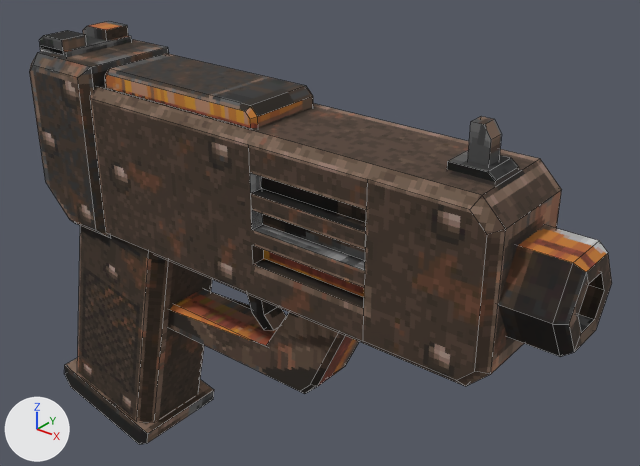
The Blender file Misc/quakevr/models_src/nailpistol/nailpistol.blend: old version first, new version second.
Both versions are drawn from a 50 mm camera at (15.62, -12.47, 11.04) aimed at (4.79, 1.07, 2.65). The axes (+X, +Y, +Z) are drawn at lower left. The lights are the same throughout. The older version comes first. Mesh edges are drawn as thin lines.

The first picture shows 'Body', 'Magazine', 'Slide', 'Trigger'.
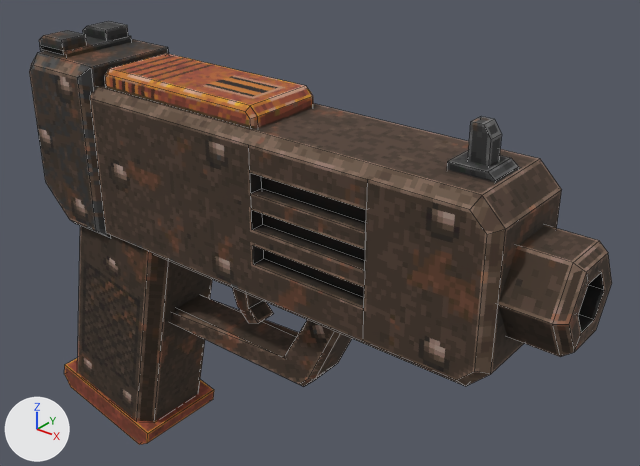
Boxes (x1, y1, x2, y2) around the edits, measured in the pictures (640 x 466 px; the box of a moved part takes in the faces that stretch with it):
'Trigger', moved
    before: (247, 294, 286, 330)
    after: (232, 288, 274, 323)
part 1 of me_body, moved or reshaped
    before: (168, 289, 359, 394)
    after: (172, 295, 352, 387)
part 2 of me_body, surface changed
    before: (39, 21, 609, 394)
    after: (39, 21, 609, 387)
part 3 of me_slide, surface changed
    both: (105, 53, 313, 128)
part 4 of me_magazine, surface changed
    both: (64, 358, 214, 444)

What the commit changed:
me_body has 225 vertices, 171 faces and spans x -2.09..11.27, y -1.3..1.3, z -3.25..6.38.
me_body is used by ob_body; location (0.0, 0.0, 0.0).
me_body part 1: 28 of 225 vertices moved; they spanned x 1.32..6.92, y -0.6..0.6, z -0.34..2.06 and now span x 1.32..6.77, y -0.5..0.5, z -0.24..2.06; mean shift (0.07, 0.0, -0.01); largest move (4.64, 0.6, 0.53) -> (5.05, 0.5, 0.36).
me_body part 2: 123 kept faces spanning x -2.09..11.27, y -1.2..1.2, z -3.25..6.38 get new texture (UV) coordinates.
me_slide has 24 vertices, 20 faces and spans x -2.2..2.2, y -0.92..0.92, z -0.1..0.4.
me_slide is used by ob_slide; parent ob_body; location (2.616, 0.0, 5.556).
me_slide part 3: texture (UV) coordinates of 20 of 20 faces, centred in x -2.2..2.2, y -0.92..0.92, z -0.1..0.4, changed; they spanned u 0.14..0.86, v 0.21..0.94 and now span u 0.42..0.88, v 0.49..0.85.
me_magazine has 62 vertices, 50 faces and spans x -1.62..1.7, y -1.18..1.18, z -5.82..0.3.
me_magazine is used by ob_magazine; parent ob_body; location (0.468, 0.0, 2.201); rotation (0.0, 0.209, 0.0), in degrees (0, 12, 0).
me_magazine part 4: texture (UV) coordinates of 50 of 50 faces, centred in x -1.62..1.7, y -1.18..1.18, z -5.82..0.3, changed; they spanned u 0.01..0.9, v 0.01..0.99 and now span u 0.01..0.99, v 0.01..0.99.
Object 'Trigger' (ob_trigger) moves from (4.116, 0.0, 1.956) to (3.666, 0.0, 1.956).
